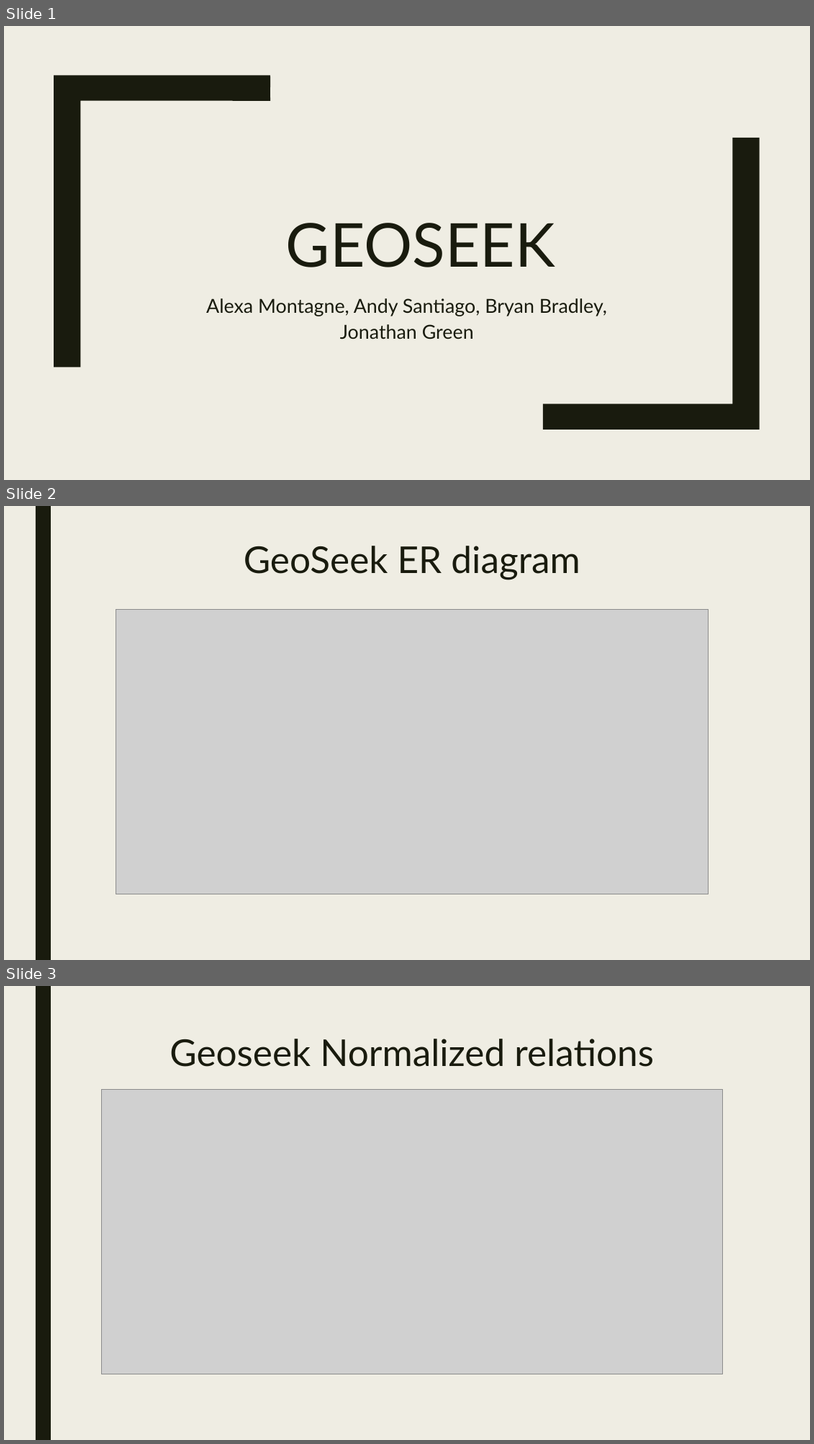
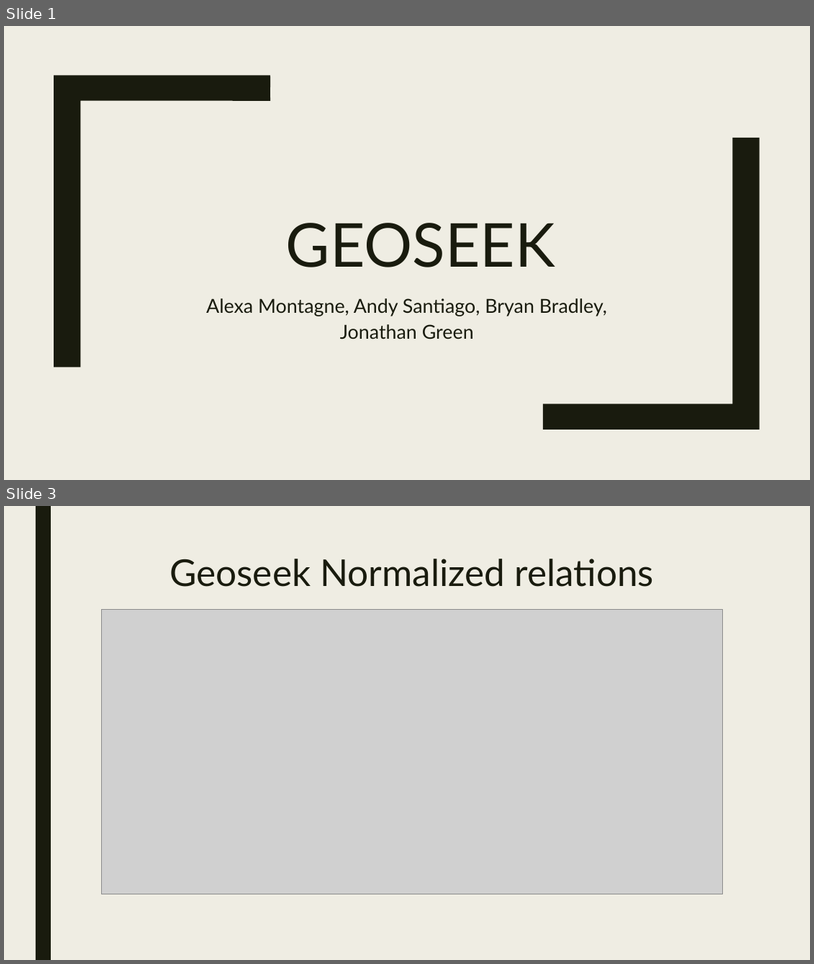
Before and after one commit to allamontagne/GeoSeek, a slide deck: ConceptualDesign/ConceptualDesignPresentation.pptx. Shown one above the other, each under a label of ours: slides 1, 2 and 3 before the commit, slides 1 and 3 after it; the slides between them are not shown. The pictures are 814x1444 and 814x964 pixels, drawn with LibreOffice and Linux fonts; fonts in the diff are those of the drawing; grey boxes stand for pictures. Boxes give left, top, right and bottom in pixels: in the first picture for what was removed or moved away, otherwise in the second. Text is boxed around its words. In the diff, an @@ line names an element or a change of style, - is before the commit and + after.

```diff
--- a/ConceptualDesign/ConceptualDesignPresentation.pptx
+++ b/ConceptualDesign/ConceptualDesignPresentation.pptx
@@ slide 2 removed at box(4, 506, 810, 960), background #EFEDE3; not listed: 1 template element that a slide beside it also shows @@
@@ title removed at box(244, 546, 580, 580) @@
-GeoSeek ER diagram
@@ picture removed at box(116, 609, 709, 894) @@
```
Also in this commit, not shown: 1 slide added, 4 other files.
